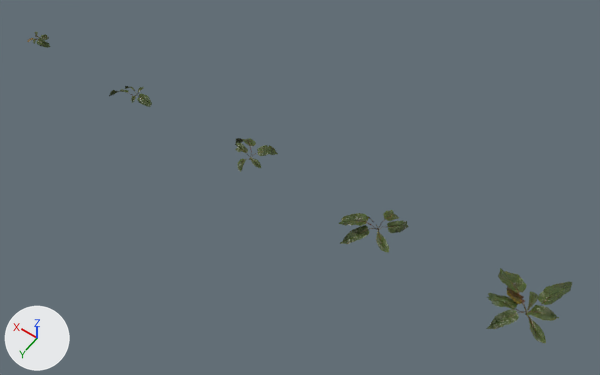
The glTF model public/assets/models/props/weed_plant_02.glb as it was, and as the next commit left it.
Rendered twice from a 50 mm lens placed at (-0.16, 1.342, 2.11), pointed at (0.816, -0.025, -0.038). The lights are fixed; the arrows at lower left show +X, +Y and +Z. The first picture is the older version.

Script lines for the objects in view, before the commit:
```python
me_plane_001 = bpy.data.meshes.new('Plane.001')
me_plane_001.from_pydata(...)  # 868 vertices, 1260 faces; spans x -0.09..2.04, y -0.18..0.11, z -0.01..0.07
me_plane_001.materials.append(mat_ph_weed_plant_02_weed_plant_02)
me_plane_033 = bpy.data.meshes.new('Plane.033')
me_plane_033.from_pydata(...)  # 179 vertices, 238 faces; spans x -0.0621..0.0803, y -0.0756..0.0678, z -0.0016..0.0523
me_plane_033.materials.append(mat_ph_weed_plant_02_weed_plant_02_001)
ob_weed_plant_02_a_lod0 = bpy.data.objects.new('weed_plant_02_a_LOD0', me_plane_001)
ob_weed_plant_02_a_lod0.location = (0.0, 0.0, 0.0)
ob_weed_plant_02_c_lod0 = bpy.data.objects.new('weed_plant_02_c_LOD0', me_plane_033)
ob_weed_plant_02_c_lod0.location = (1.0, 0.0, 0.0)
```
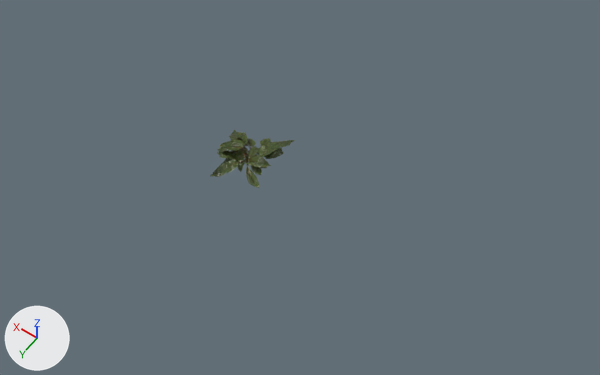
The newer file is also turned or shifted as a whole; pictures and numbers use the older file's frame.

The change in detail:
Mesh me_plane_012 is new.
It has 219 vertices, 320 faces and spans x -0.0796..0.0396, y -0.0275..0.0332, z -0.0035..0.0366.
It uses material mat_ph_weed_plant_02_weed_plant_02.
Mesh me_plane_042 is new.
It has 185 vertices, 270 faces and spans x -0.076..0.077, y -0.046..0.062, z 0.0..0.038.
It uses material mat_ph_weed_plant_02_weed_plant_02.
Mesh me_plane_003 is new.
It has 277 vertices, 409 faces and spans x -0.075..0.111, y -0.087..0.111, z -0.001..0.066.
It uses material mat_ph_weed_plant_02_weed_plant_02.
Mesh me_plane_001_1 is new.
It has 278 vertices, 400 faces and spans x -0.086..0.134, y -0.18..0.111, z -0.009..0.064.
It uses material mat_ph_weed_plant_02_weed_plant_02.
Object 'weed_plant_02_a_LOD0' (ob_weed_plant_02_a_lod0) is deleted.
Object 'plant_4' (ob_plant_4) is new; it shows me_plane_012.
Its location is (1.029, -0.007, 0.002).
Object 'plant_3' (ob_plant_3) is new; it shows me_plane_042.
Its location is (1.009, -0.012, -0.001).
Object 'plant_1' (ob_plant_1) is new; it shows me_plane_003.
Its location is (0.991, -0.016, 0.0).
Object 'plant_0' (ob_plant_0) is new; it shows me_plane_001_1.
Its location is (0.985, 0.03, 0.007).

Pixel boxes (x1, y1, x2, y2) of what changed, in the pictures (600 x 375 px):
'weed_plant_02_a_LOD0', deleted: before (28, 32, 572, 343)
'plant_0', added (green): after (210, 130, 295, 188)
'plant_1', added (green): after (218, 138, 284, 175)
'plant_3', added: after (222, 146, 267, 168)
'plant_4', added (mostly hidden): after (245, 150, 257, 162)
